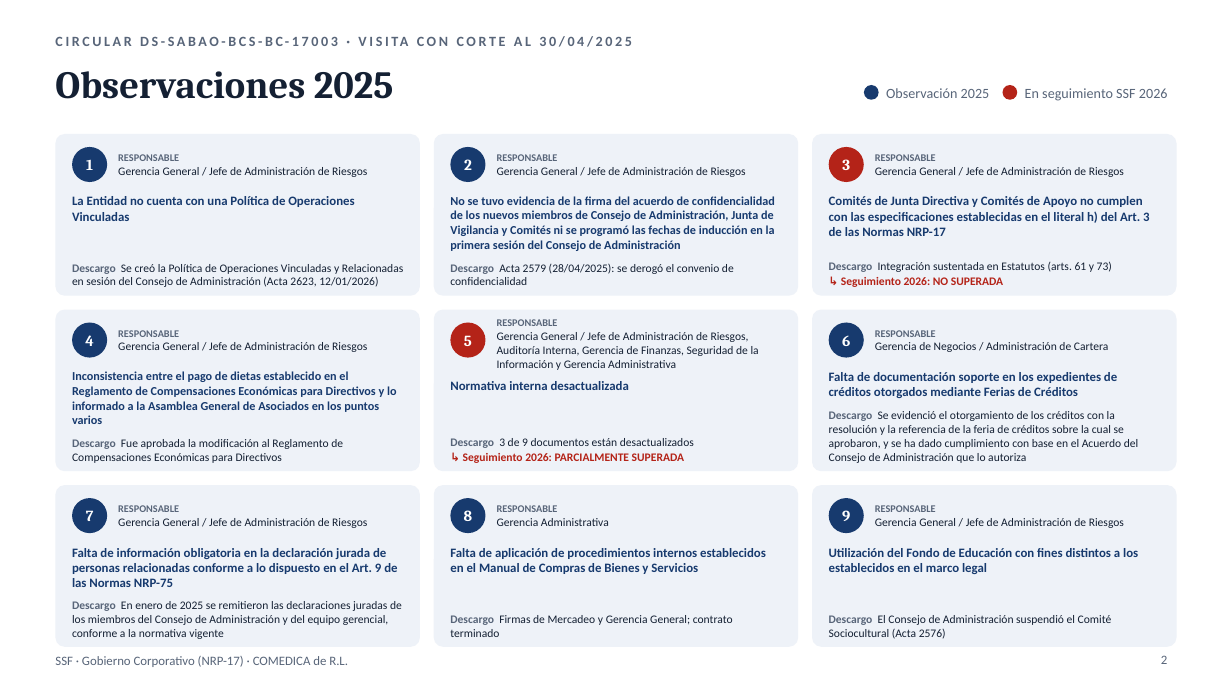
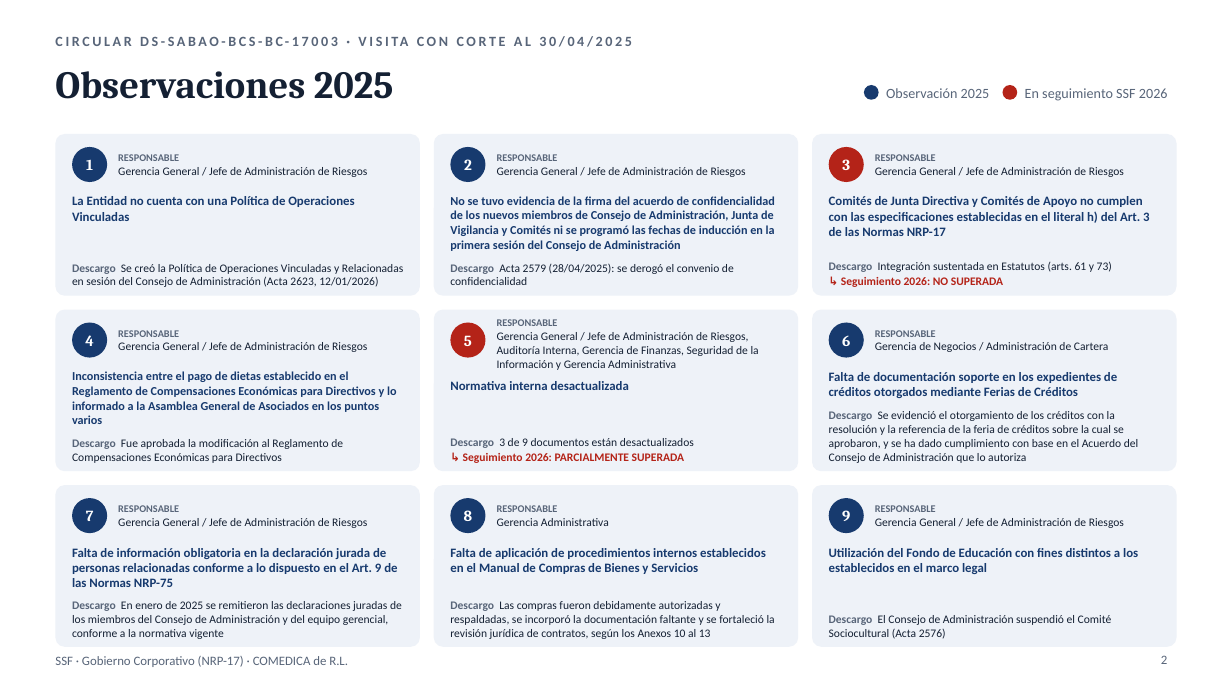
Before and after one commit to menjivar201280/riesgo, a slide deck: slide 2 of supervision-gobierno-corporativo/Supervision_GC_SSF_COMEDICA_2025-2026.pptx. Drawn at 1232x693 pixels with LibreOffice and Linux fonts; fonts in the diff are those of the drawing. Boxes give left, top, right and bottom in pixels: in the first picture for what was removed or moved away, otherwise in the second. Text is boxed around its words. In the diff, an @@ line names an element or a change of style, - is before the commit and + after.

```diff
--- a/supervision-gobierno-corporativo/Supervision_GC_SSF_COMEDICA_2025-2026.pptx
+++ b/supervision-gobierno-corporativo/Supervision_GC_SSF_COMEDICA_2025-2026.pptx
@@ text at [450, 601, 775, 639]: text changed @@
-Descargo Firmas de Mercadeo y Gerencia General; contrato terminado
+Descargo Las compras fueron debidamente autorizadas y respaldadas, se incorporó la documentación faltante y se fortaleció la revisión jurídica de contratos, según los Anexos 10 al 13
```
